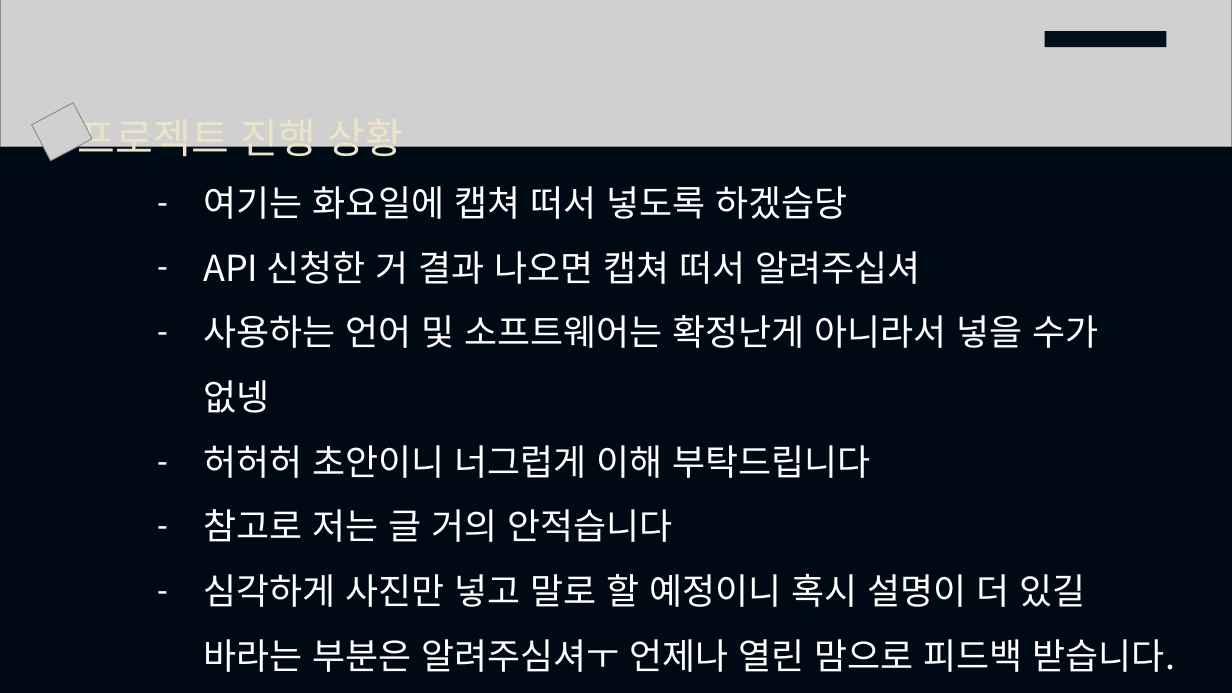
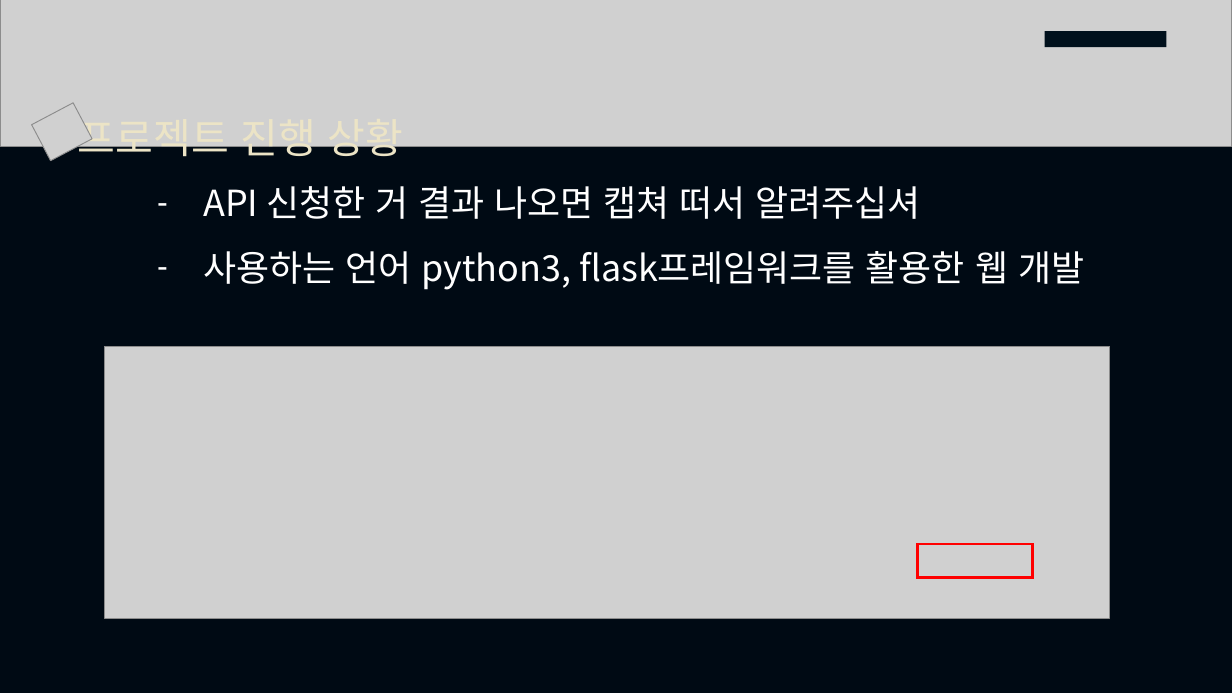
Before and after one commit to jinho-github/LOL-API-Statistics, a slide deck: slide 6 of lol.pptx. Drawn at 1232x693 pixels with LibreOffice and Linux fonts; fonts in the diff are those of the drawing; grey boxes stand for pictures. Boxes give left, top, right and bottom in pixels: in the first picture for what was removed or moved away, otherwise in the second. Text is boxed around its words. In the diff, an @@ line names an element or a change of style, - is before the commit and + after.

```diff
--- a/lol.pptx
+++ b/lol.pptx
@@ text at [203, 186, 848, 219]: paragraph removed @@
-– 여기는 화요일에 캡쳐 떠서 넣도록 하겠습당
@@ text at [203, 251, 1084, 290]: text changed @@
-– 사용하는 언어 및 소프트웨어는 확정난게 아니라서 넣을 수가 없넹
-– 허허허 초안이니 너그럽게 이해 부탁드립니다
-– 참고로 저는 글 거의 안적습니다
-– 심각하게 사진만 넣고 말로 할 예정이니 혹시 설명이 더 있길 바라는 부분은 알려주심셔ㅜ 언제나 열린 맘으로 피드백 받습니다.
-– 글씨체 깨질까봐 pdf로 첨부합니당
+– 사용하는 언어 python3, flask프레임워크를 활용한 웹 개발
@@ picture added at [105, 347, 1111, 618] @@
@@ rectangle added at [918, 544, 1033, 578], outline #FF0000 2.25 pt @@
```
Also in this commit, not shown: 2 other slides changed, 2 slides added.
